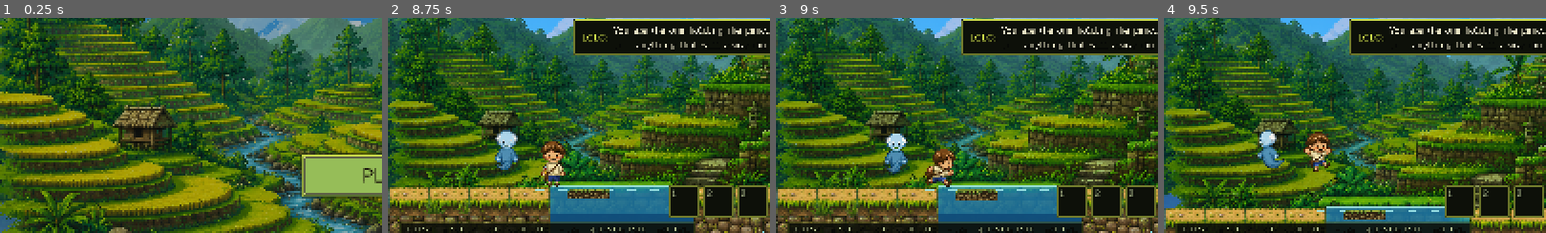
Above: before the commit, frames 1-4 (left to right).
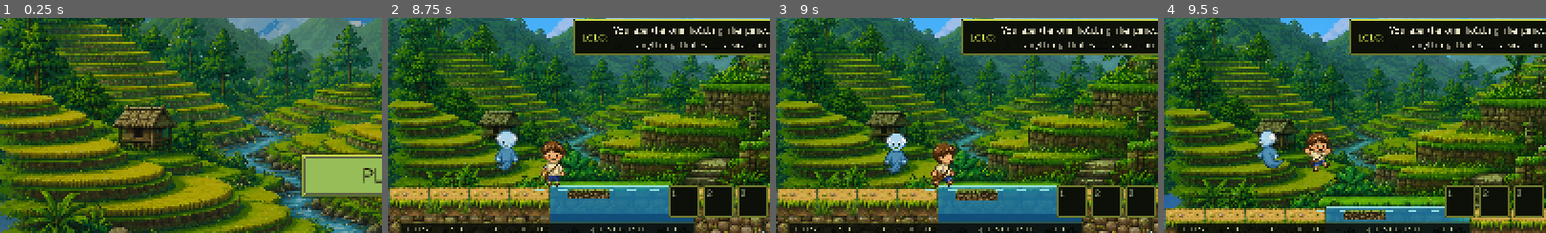
Above: after the commit, the same moments.

Repository: hyuuuan/OBRA
Game: Godot game, scene res://ui/main_menu.tscn
The game is run twice, just before and just after one commit, with the same random seed, the same clock (stepped at 60 frames per second) and the same inputs.
Inputs (mouse positions are % of the whole screen's width and height, from its top left):
- Up to frame 1 (0.25 s): no input
- Up to frame 2 (8.75 s): click "PLAY" at 0.5 s; tap E (interact) at 1.25, 2.75, 3.5 s; move the mouse to (72, 45) at 1.27 s; hold D (move_right) 1.28-2 s; hold E (interact) 1.28-2 s; click (72, 45) at 1.42 s; tap Space (jump) at 1.52, 1.82, 4.52, 4.82, 7.52, 7.82 s; drag from (30, 55) to (71, 38) at 2.02 s; move the mouse to (60, 28) at 2.77 s; hold A (move_left) 2.78-3.5 s; hold Q (revert_form) 2.78-3.5 s; drag from (45, 70) to (74, 38) at 3.52 s; tap R (redraw) at 4.25 s; move the mouse to (80, 65) at 4.27 s; hold D (move_right) 4.28-5 s; hold E (interact) 4.28-5 s; drag from (20, 35) to (66, 62) at 5.02 s; move the mouse to (55, 50) at 5.77 s; hold D (move_right) 5.78-6.5 s; hold Q (revert_form) 5.78-6.5 s; click (55, 50) at 5.92 s; drag from (35, 25) to (30, 55) at 6.52 s; move the mouse to (72, 45) at 7.27 s; hold A (move_left) 7.28-8 s; hold E (interact) 7.28-8 s; tap Enter (ui_accept) at 8 s; drag from (30, 55) to (35, 91) at 8.02 s
- Up to frame 3 (9 s): move the mouse to (60, 28) at 8.77 s; hold D (move_right) from 8.78 s (still down); hold Q (revert_form) from 8.78 s (still down)
- Up to frame 4 (9.5 s): keep holding D (move_right); keep holding Q (revert_form)
The pictures show only the part of the screen within x 0-50%, y 47-97%; the shares and areas given below are measured in that part.

Frames 1-2 are identical in both runs. In frame 3, 1.1% of the frame differs, in the area x 39-47%, y 58-79%; in frame 4, nothing differs.

Commit message:
Walk on the walk again
This pose has been drawing the RUN sheet since the day the walk was found not to be a
cycle, on the grounds that a child hurrying between two terraces beats one gliding. The
run sheet turns out not to be a cycle either: it plants the same foot at the same place
in all six of its frames, so what has actually been on screen is a boy hopping.

There is a real walk to point at now.

Diff:
--- a/game/scripts/wanderer_figure.gd
+++ b/game/scripts/wanderer_figure.gd
@@ -40,21 +40,19 @@
 ## facing away from you, and the walk cycle seen from the side reads as walking on air.
 const POSES := {
 	&"idle": {"texture": IDLE, "count": 1, "cycle": false, "frame": 0},
-	# BOTH GROUND POSES DRAW THE RUN SHEET, and that is not a typo.
+	# THE WALK IS BUILT, NOT CUT. The delivered walk sheet is six near-identical striding
+	# poses -- the gap between the feet stays between 53 and 56 pixels across all of them, so
+	# the legs never pass each other, and the leg mass either side of the body axis is the
+	# same in every one. For a while this pose drew the RUN sheet instead, on the grounds
+	# that a hurrying child beats a gliding one; that sheet turns out to plant the same foot
+	# at the same place in all six of its frames, so what it actually looked like was a boy
+	# hopping.
 	#
-	# The delivered walk sheet is not a cycle. Measured across its six frames: the gap
-	# between the feet stays between 53 and 56 pixels, so the legs NEVER PASS EACH OTHER --
-	# a walk is contact, pass, contact on the other foot, and the pass is missing entirely.
-	# Every frame has the same leg mass in front of and behind the body axis. What plays is
-	# six near-identical striding poses with the hair and the satchel jittering, which on
-	# screen is a boy sliding along the floor.
-	#
-	# The run sheet IS a cycle: its foot gap runs 53, 54, 39, 54, 57, 39, and those 39s are
-	# the passing poses. So walking plays the run cycle slowly. A child hurrying between two
-	# terraces is a defensible thing for it to look like, and it is emphatically better than
-	# a glide. Point this at the walk sheet again the day one arrives with a pass in it --
-	# it is still loaded, and `WALK` is still here for that.
-	&"walk": {"texture": RUN, "count": 6, "cycle": true, "frame": 0},
+	# tools/build_art.py now makes a real cycle out of the one stride the sheet does have,
+	# by moving the legs below the knee and leaving every pixel above it alone. Contact,
+	# closing, pass, and the same three with the feet exchanged. The feet alternate: the
+	# planted foot at the pass is at x=47 in one half of the cycle and x=31 in the other.
+	&"walk": {"texture": WALK, "count": 6, "cycle": true, "frame": 0},
 	&"run": {"texture": RUN, "count": 6, "cycle": true, "frame": 0},
 	&"air": {"texture": JUMP, "count": 1, "cycle": false, "frame": 0},
 	&"look_up": {"texture": LOOK_UP, "count": 1, "cycle": false, "frame": 0},
